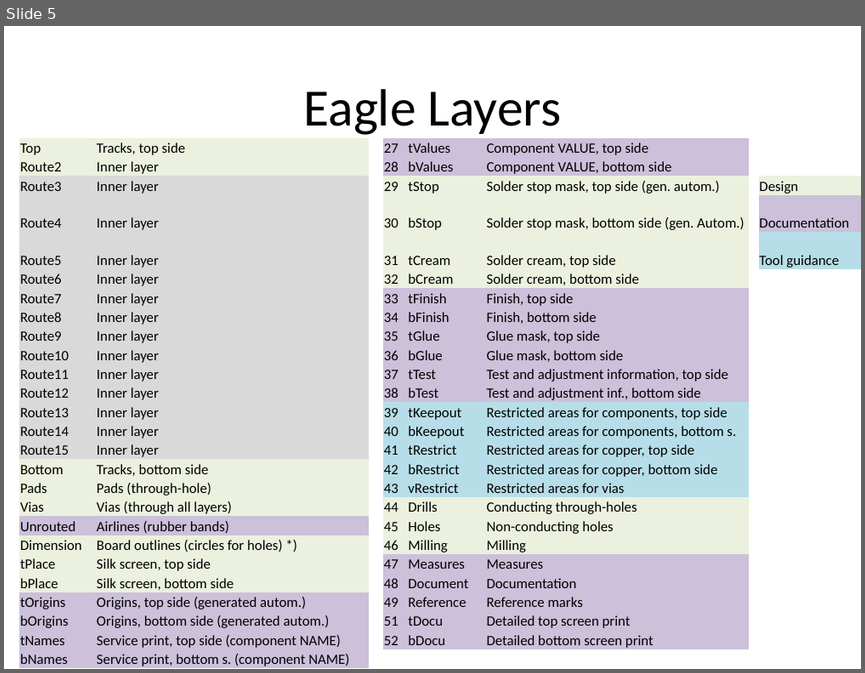
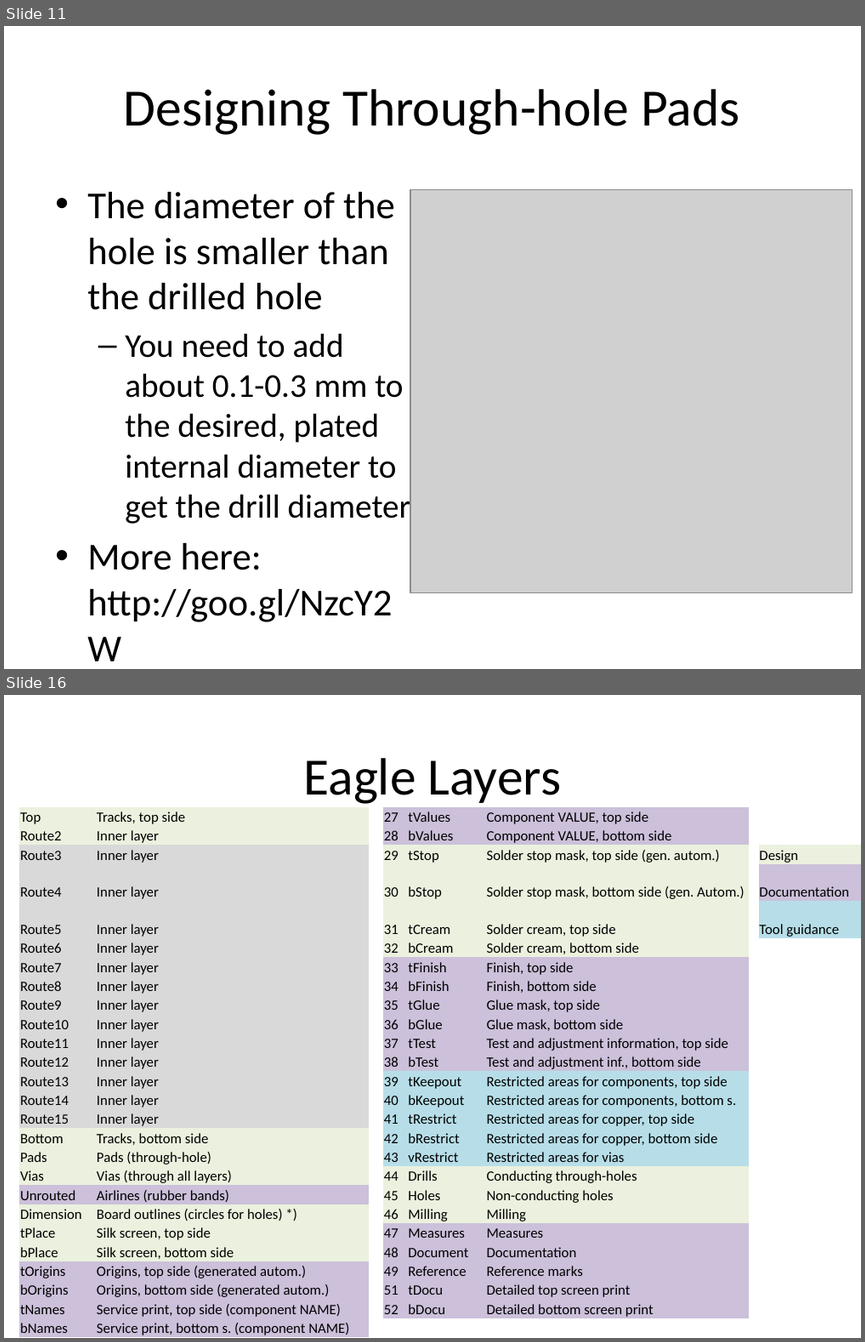
Before and after one commit to NVSL/QuadClass-Resources, a slide deck: Lecture Slides/02-Eagle-Part-1.pptx. Shown one above the other, each under a label of ours: slide 5 before the commit, slides 11 and 16 after it; the slides between them are not shown. The pictures are 865x673 and 865x1342 pixels, drawn with LibreOffice and Linux fonts; fonts in the diff are those of the drawing; grey boxes stand for pictures. Boxes give left, top, right and bottom in pixels: in the first picture for what was removed or moved away, otherwise in the second. Text is boxed around its words. In the diff, an @@ line names an element or a change of style, - is before the commit and + after.

```diff
--- a/Lecture Slides/02-Eagle-Part-1.pptx
+++ b/Lecture Slides/02-Eagle-Part-1.pptx
@@ slide 11 added at (x1=4, y1=26, x2=861, y2=669), background #FFFFFF @@
@@ title added at (x1=124, y1=89, x2=739, y2=135), 44 pt, text #000000 @@
+Designing Through-hole Pads
@@ text added at (x1=87, y1=192, x2=411, y2=622), 28 pt, text #000000 @@
+• The diameter of the hole is smaller than the drilled hole
+  – You need to add about 0.1-0.3 mm to the desired, plated internal diameter to get the drill diameter
+• More here: http://goo.gl/NzcY2W
@@ picture added at (x1=410, y1=190, x2=852, y2=592) @@
@@ what was slide 5 is now slide 16 @@
```
Also in this commit, not shown: 2 slides changed, 12 other slides added, 2 slides removed, 7 other files.
